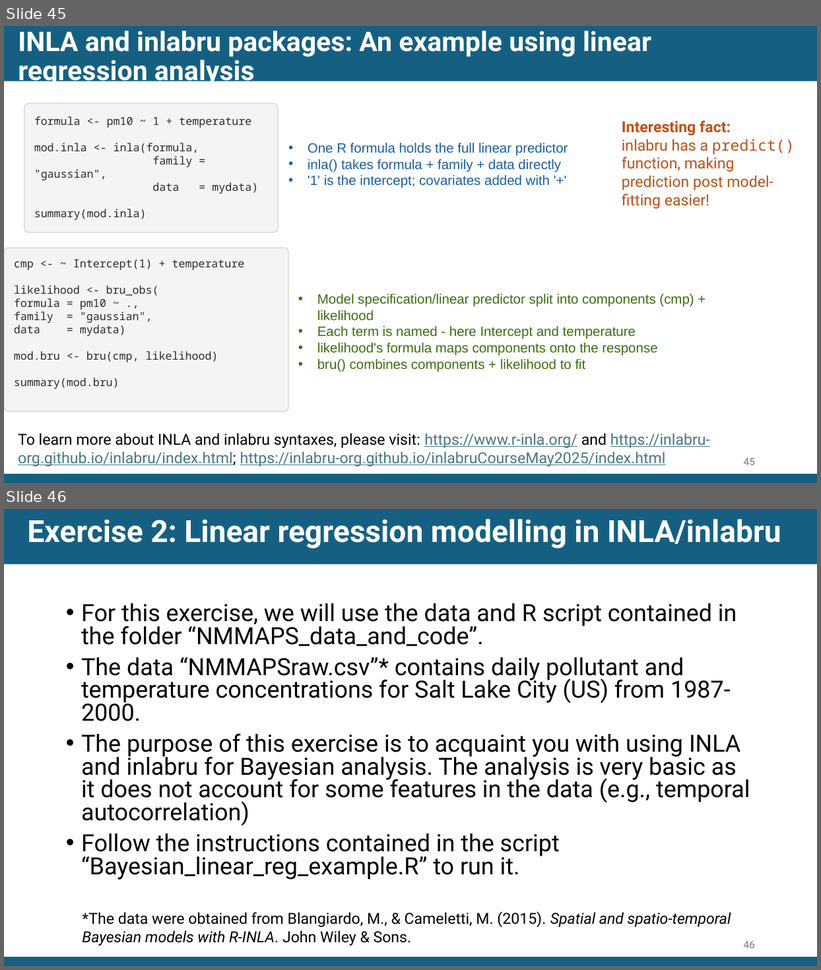
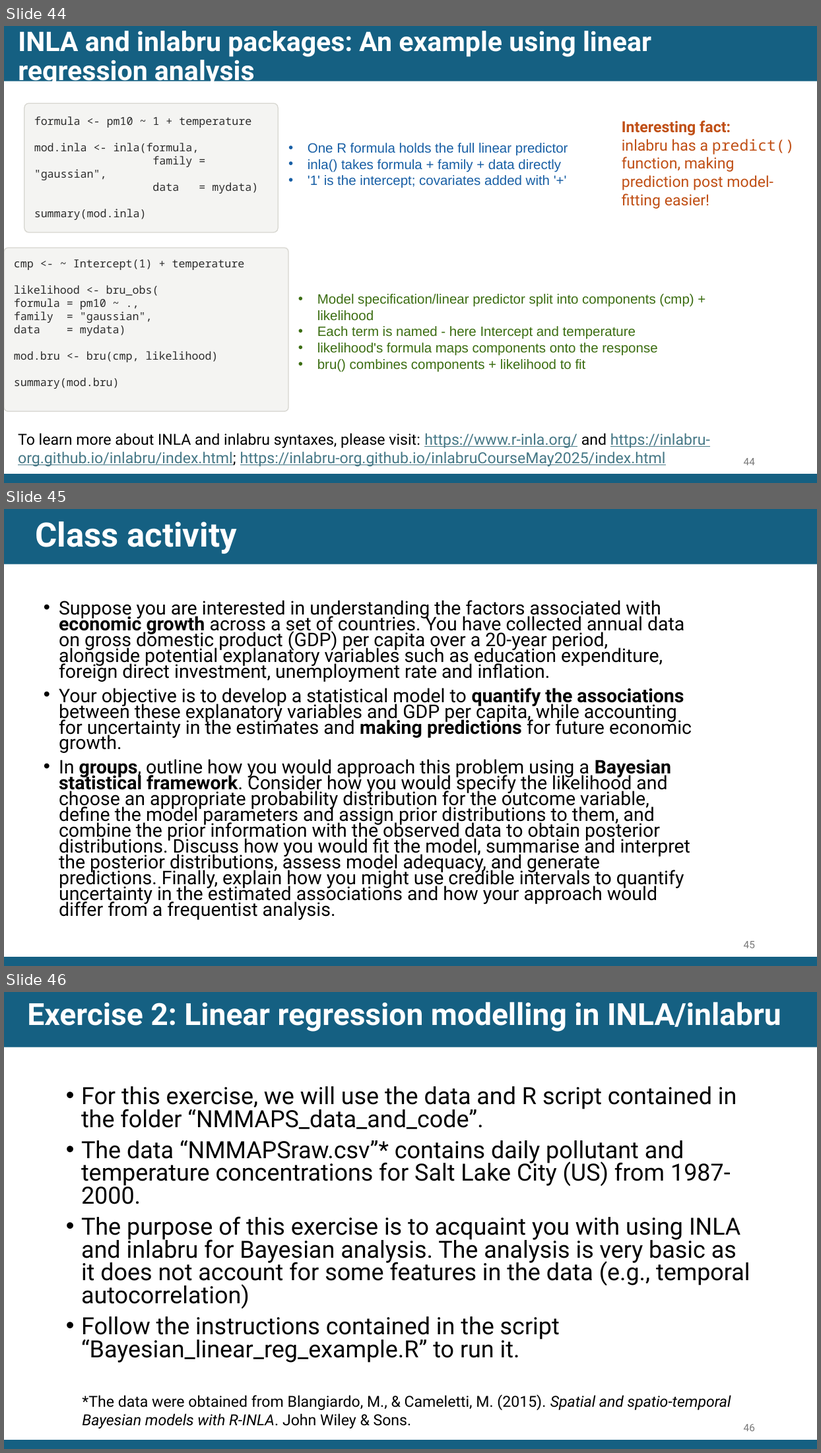
Before and after one commit to EdsonUtazi/CISON_Workshop_Nigeria, a slide deck: Day 1 files/Bayesian inference and computation using INLA and inlabru.pptx. Shown one above the other, each under a label of ours: slides 45 and 46 before the commit, slides 44, 45 and 46 after it. The pictures are 821x970 and 821x1453 pixels, drawn with LibreOffice and Linux fonts; fonts in the diff are those of the drawing. Boxes give left, top, right and bottom in pixels: in the first picture for what was removed or moved away, otherwise in the second. Text is boxed around its words. In the diff, an @@ line names an element or a change of style, - is before the commit and + after.

Commit message:
updated Bayes slides

```diff
--- a/Day 1 files/Bayesian inference and computation using INLA and inlabru.pptx
+++ b/Day 1 files/Bayesian inference and computation using INLA and inlabru.pptx
@@ slide 45 added at [4, 509, 817, 966], background #FFFFFF; not listed: 2 template elements that a slide beside it also shows @@
@@ title added at [36, 522, 237, 554], 39.6 pt, text #FFFFFF, bold @@
+Class activity
@@ text added at [59, 600, 692, 920], 22.2 pt, text #000000 @@
+• Suppose you are interested in understanding the factors associated with economic growth across a set of countries. You have collected annual data on gross domestic product (GDP) per capita over a 20-year period, alongside potential explanatory variables such as education expenditure, foreign direct investment, unemployment rate and inflation.
+• Your objective is to develop a statistical model to quantify the associations between these explanatory variables and GDP per capita, while accounting for uncertainty in the estimates and making predictions for future economic growth.
+• In groups, outline how you would approach this problem using a Bayesian statistical framework. Consider how you would specify the likelihood and choose an appropriate probability distribution for the outcome variable, define the model parameters and assign prior distributions to them, and combine the prior information with the observed data to obtain posterior distributions. Discuss how you would fit the model, summarise and interpret the posterior distributions, assess model adequacy, and generate predictions. Finally, explain how you might use credible intervals to quantify uncertainty in the estimated associations and how your approach would differ from a frequentist analysis.
@@ page number added at [744, 941, 755, 949], 12 pt, text #797979 @@
+45
@@ what was slide 45 is now slide 44 @@
@@ page number at [744, 458, 755, 466]: text changed @@
-45
+44
```
Also in this commit, not shown: 6 slides changed, 1 slide removed.
